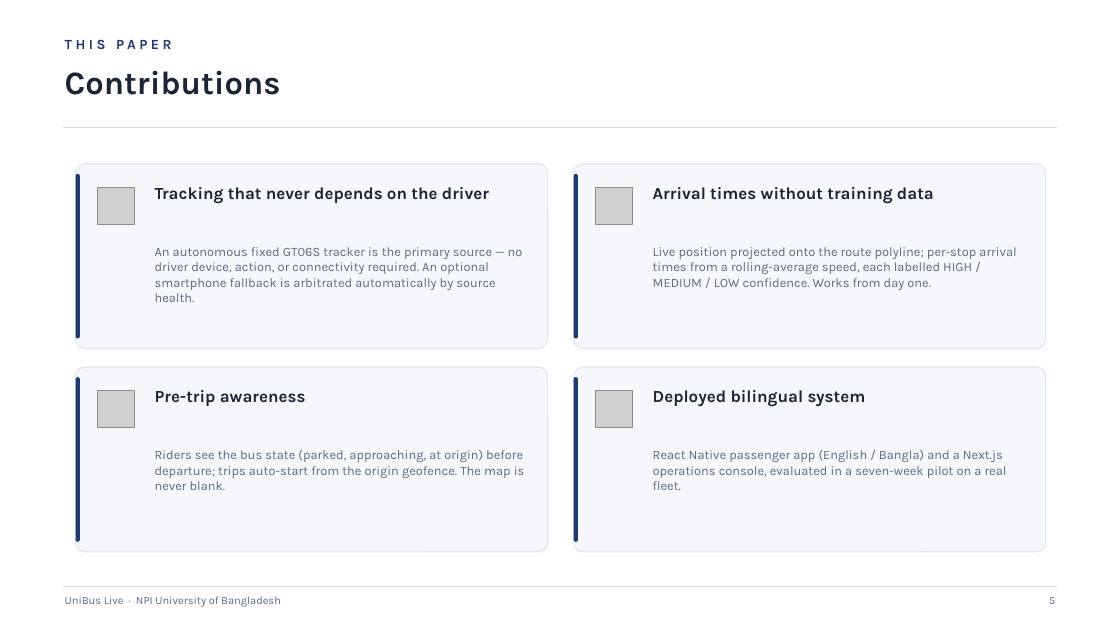
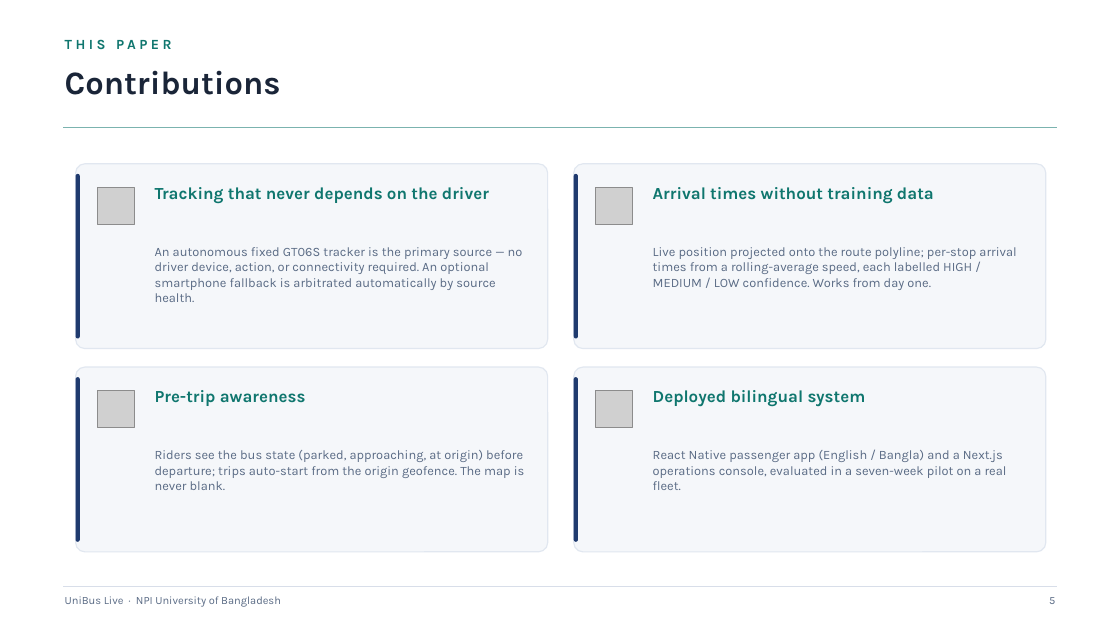
Before and after one commit to mdshishirhossain05/bus-tracking-backend, a slide deck: slide 5 of thesis/ppt/UniBus_Live_Academic_Presentation.pptx. Drawn at 1120x630 pixels with LibreOffice and Linux fonts; fonts in the diff are those of the drawing; grey boxes stand for pictures. Boxes give left, top, right and bottom in pixels: in the first picture for what was removed or moved away, otherwise in the second. Text is boxed around its words. In the diff, an @@ line names an element or a change of style, - is before the commit and + after.

```diff
--- a/thesis/ppt/UniBus_Live_Academic_Presentation.pptx
+++ b/thesis/ppt/UniBus_Live_Academic_Presentation.pptx
@@ text "THIS PAPER" at (65, 39, 172, 49): text colour #1F3A6E to #0F766E @@
@@ line (63, 128) - (1057, 128): stroke #D8DEE9 1.2 pt to #7BB3AF 1.2 pt @@
@@ text colour #1A2538 to #0F766E in 4 elements at (155, 187, 489, 204), (653, 187, 934, 204), (155, 390, 306, 406), (653, 390, 866, 407) @@
```
Also in this commit, not shown: 18 other slides changed.
